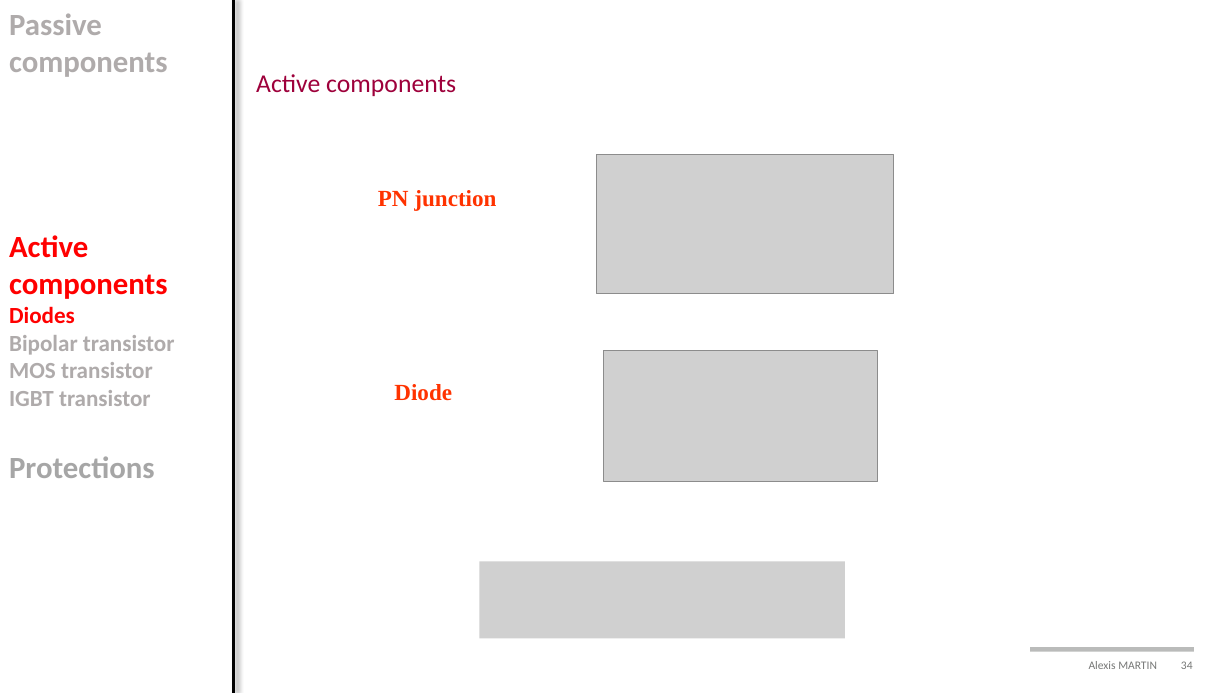
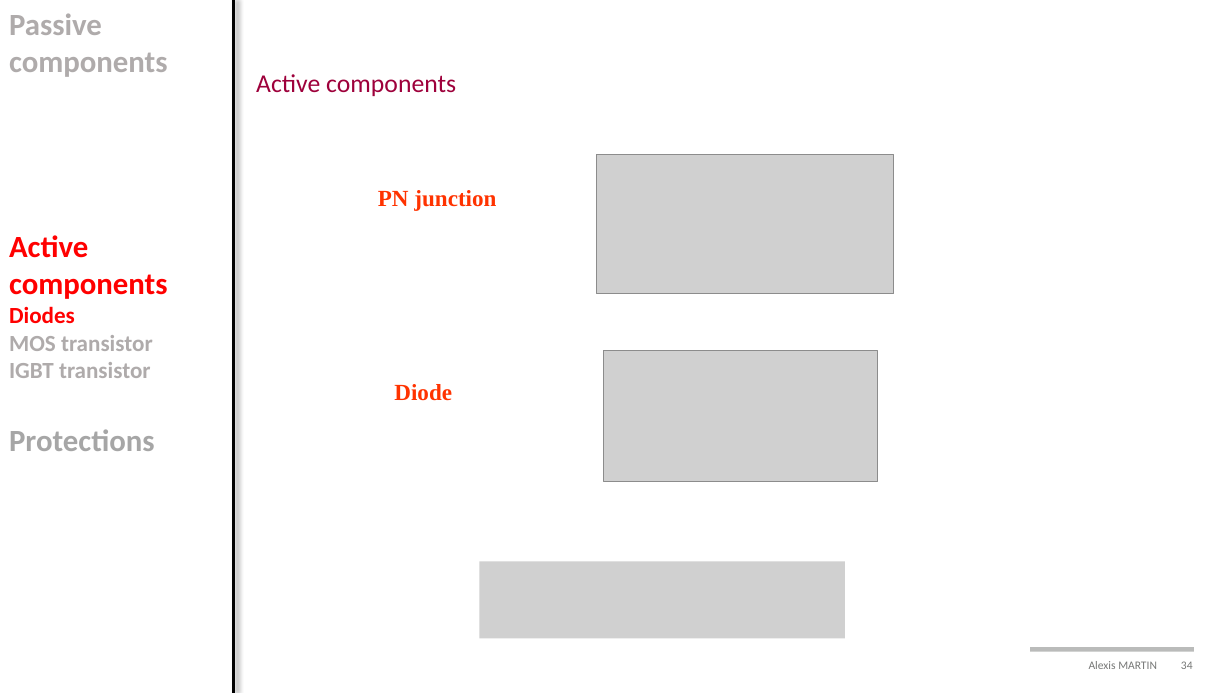
Before and after one commit to alexismartin46/Cours_Electronique_de_Puissance_FISE2, a slide deck: slide 34 of Cours/Cours3_components.pptx. Drawn at 1232x693 pixels with LibreOffice and Linux fonts; fonts in the diff are those of the drawing; grey boxes stand for pictures; background and template pictures are left out. Boxes give left, top, right and bottom in pixels: in the first picture for what was removed or moved away, otherwise in the second. Text is boxed around its words. In the diff, an @@ line names an element or a change of style, - is before the commit and + after.

```diff
--- a/Cours/Cours3_components.pptx
+++ b/Cours/Cours3_components.pptx
@@ text at [9, 335, 175, 355]: paragraph removed @@
-Bipolar transistor
```
Also in this commit, not shown: 17 other slides changed.
